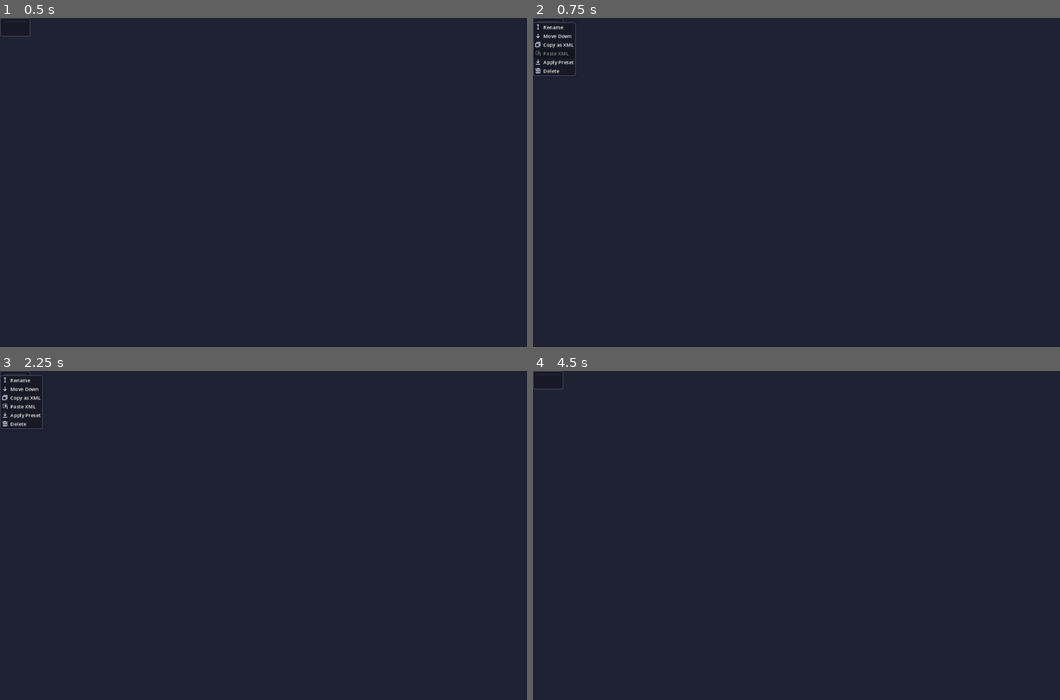
Above: before the commit, frames 1-4 (two rows, left to right).
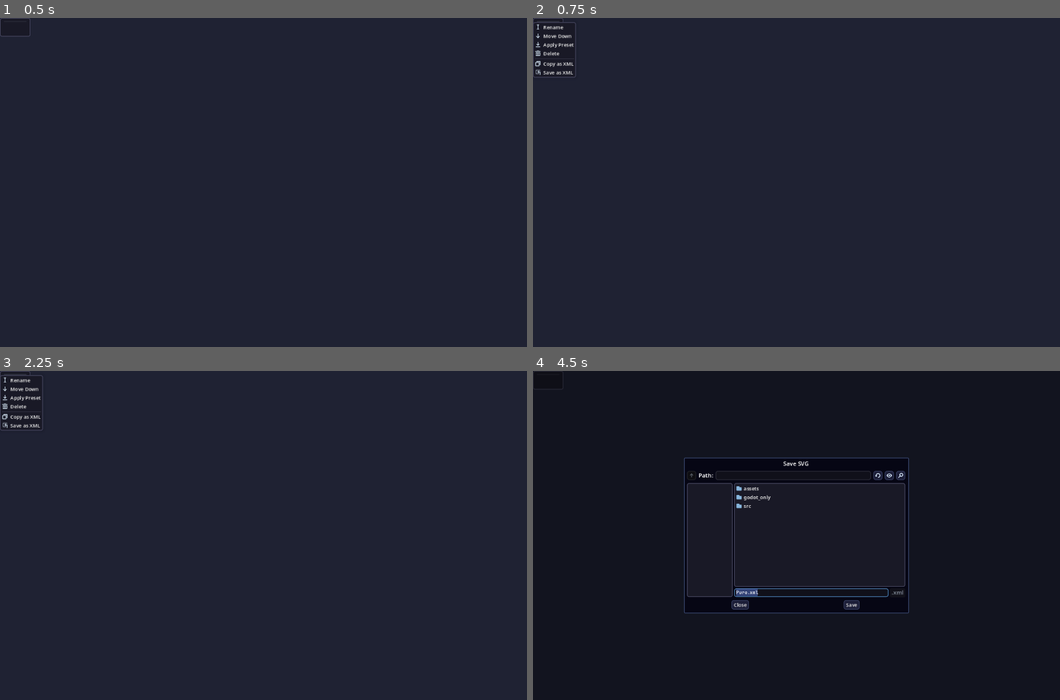
Above: after the commit, the same moments.

Repository: syntaxerror247/VectorTouch
Game: Godot game, scene res://src/ui_widgets/palette_config.tscn
Same seed, same stepped clock (60 frames per second), same inputs: the game is played once before the commit and once after it. This scene is started directly instead of the project's main scene.
Inputs (mouse positions are in pixels of both pictures, inside the frame that each line leads up to):
- Up to frame 1 (0.5 s): no input
- Up to frame 2 (0.75 s): click (548, 21) at 0.5 s
- Up to frame 3 (2.25 s): click "Copy as XML" at 1.25 s; click (15, 374) at 2 s
- Up to frame 4 (4.5 s): click (554, 407) at 2.75 s, where only the run before the commit has a clickable "Paste XML"; click (548, 374) at 3.5 s; click (554, 426) at 4.25 s, where only the run after the commit has a clickable "Save as XML"

Frame 1 is identical in both runs. In frame 2, 0.3% of the frame differs, in the area x 0-9%, y 7-19%; in frame 3, 0.3%; in frame 4, 6.5%, in the area x 0-72%, y 0-74%.

Commit message:
Various improvements (#1110)

Diff:
--- a/src/ui_parts/eyedropper_popup.gd
+++ b/src/ui_parts/eyedropper_popup.gd
@@ -80,9 +80,9 @@
 
 	draw_circle(pos, FRAME_RADIUS + FRAME_WIDTH / 2.0, theme_color, false, FRAME_WIDTH,
 			true)
-	draw_rect(Rect2(pos - Vector2(1, 1) * (PIXEL_SIZE / 2.0 - 0.5),
+	draw_rect(Rect2(pos - Vector2(1, 1) * (PIXEL_SIZE / 2.0 + 0.5),
 			Vector2(1, 1) * PIXEL_SIZE), Color.WHITE, false, 1.0)
-	draw_rect(Rect2(pos - Vector2(1, 1) * (PIXEL_SIZE / 2.0 + 0.5),
+	draw_rect(Rect2(pos - Vector2(1, 1) * (PIXEL_SIZE / 2.0 + 1.5),
 			Vector2(1, 1) * (PIXEL_SIZE + 2)), Color.BLACK, false, 1.0)
 
 	var stylebox_width := FRAME_RADIUS * 2
--- a/src/ui_parts/handles_manager.gd
+++ b/src/ui_parts/handles_manager.gd
@@ -629,8 +629,10 @@
 			if bounding_box.has_area():
 				RenderingServer.canvas_item_add_set_transform(selections_surface,
 						xnode.get_transform() * State.root_element.canvas_transform)
+				var grow_amount := 4.0 / State.zoom
+				grow_amount /= State.root_element.canvas_transform.get_scale().x
 				RenderingServer.canvas_item_add_rect(selections_surface,
-						bounding_box.grow(4.0 / State.zoom), Color.WHITE)
+						bounding_box.grow(grow_amount), Color.WHITE)
 
 func draw_objects_of_type(color: Color, polylines: Array[PackedVector2Array],
 multiline: PackedVector2Array, handles_array: Array[Handle],
@@ -752,8 +754,8 @@
 			var popup_pos := vp.get_mouse_position()
 			if !is_instance_valid(hovered_handle):
 				State.clear_all_selections()
-				var vec2_pos := Vector2(event_pos[0], event_pos[1])
-				HandlerGUI.popup_under_pos(create_element_context(vec2_pos), popup_pos, vp)
+				HandlerGUI.popup_under_pos(create_element_context(
+						State.root_element.world_to_canvas_64_bit(event_pos)), popup_pos, vp)
 			else:
 				var hovered_xid := hovered_handle.element.xid
 				var inner_idx := -1
@@ -833,20 +835,19 @@
 			return
 
 # Creates a popup for adding a shape at a position.
-func create_element_context(pos: Vector2) -> ContextPopup:
+func create_element_context(precise_pos: PackedFloat64Array) -> ContextPopup:
 	var btn_array: Array[Button] = []
 	for shape in ["path", "circle", "ellipse", "rect", "line", "polygon", "polyline"]:
 		var btn := ContextPopup.create_button(shape,
-				add_shape_at_pos.bind(shape, pos), false, DB.get_element_icon(shape))
+				add_shape_at_pos.bind(shape, precise_pos), false, DB.get_element_icon(shape))
 		btn.add_theme_font_override("font", ThemeUtils.mono_font)
 		btn_array.append(btn)
 	var element_context := ContextPopup.new()
-	var separation_indices: Array[int] = [1, 4]
 	element_context.setup_with_title(btn_array, Translator.translate("New shape"),
-			true, -1, -1, separation_indices)
+			true, -1, -1, PackedInt32Array([1, 4]))
 	return element_context
 
-func add_shape_at_pos(element_name: String, pos: Vector2) -> void:
-	State.root_element.add_xnode(DB.element_with_setup(element_name, [apply_snap(pos)]),
+func add_shape_at_pos(element_name: String, precise_pos: PackedFloat64Array) -> void:
+	State.root_element.add_xnode(DB.element_with_setup(element_name, [precise_pos]),
 			PackedInt32Array([State.root_element.get_child_count()]))
 	State.queue_svg_save()
--- a/src/ui_widgets/palette_config.gd
+++ b/src/ui_widgets/palette_config.gd
@@ -176,12 +176,12 @@
 	Configs.savedata.move_palette_down(find_palette_index())
 	layout_changed.emit()
 
-func paste_palette() -> void:
-	var pasted_palettes := Palette.text_to_palettes(Utils.get_clipboard_web_safe())
-	if pasted_palettes.is_empty():
-		return
-	Configs.savedata.replace_palette(find_palette_index(), pasted_palettes[0])
-	layout_changed.emit()  # Emit it in any case, since the palette is a new object.
+func copy_palette(palette_idx: int) -> void:
+	DisplayServer.clipboard_set(Configs.savedata.get_palette(palette_idx).to_text())
+
+func save_palette(palette_idx: int) -> void:
+	var saved_palette := Configs.savedata.get_palette(palette_idx)
+	FileUtils.open_xml_export_dialog(saved_palette.to_text(), saved_palette.title)
 
 func open_palette_options() -> void:
 	var btn_arr: Array[Button] = []
@@ -215,28 +215,29 @@
 
 func _on_palette_button_pressed() -> void:
 	var palette_idx := find_palette_index()
+	var separator_idx := 3
 	var btn_arr: Array[Button] = []
 	btn_arr.append(ContextPopup.create_button(Translator.translate("Rename"),
 			popup_edit_name, false, load("res://assets/icons/Rename.svg")))
 	if palette_idx >= 1:
+		separator_idx += 1
 		btn_arr.append(ContextPopup.create_button(Translator.translate("Move Up"),
 				move_up, false, load("res://assets/icons/MoveUp.svg")))
 	if palette_idx < Configs.savedata.get_palette_count() - 1:
+		separator_idx += 1
 		btn_arr.append(ContextPopup.create_button(Translator.translate("Move Down"),
 				move_down, false, load("res://assets/icons/MoveDown.svg")))
-	btn_arr.append(ContextPopup.create_button(Translator.translate("Copy as XML"),
-			DisplayServer.clipboard_set.bind(Configs.savedata.get_palette(palette_idx).\
-			to_text()), false, load("res://assets/icons/Copy.svg")))
-	btn_arr.append(ContextPopup.create_button(Translator.translate("Paste XML"),
-			paste_palette, !Palette.is_valid_palette(Utils.get_clipboard_web_safe()),
-			load("res://assets/icons/Paste.svg")))
 	btn_arr.append(ContextPopup.create_button(Translator.translate("Apply Preset"),
 			open_palette_options, false, load("res://assets/icons/Import.svg")))
 	btn_arr.append(ContextPopup.create_button(Translator.translate("Delete"),
 			delete, false, load("res://assets/icons/Delete.svg")))
+	btn_arr.append(ContextPopup.create_button(Translator.translate("Copy as XML"),
+			copy_palette.bind(palette_idx), false, load("res://assets/icons/Copy.svg")))
+	btn_arr.append(ContextPopup.create_button(Translator.translate("Save as XML"),
+			save_palette.bind(palette_idx), false, load("res://assets/icons/Paste.svg")))
 
 	var context_popup := ContextPopup.new()
-	context_popup.setup(btn_arr, true)
+	context_popup.setup(btn_arr, true, -1, -1, PackedInt32Array([separator_idx]))
 	HandlerGUI.popup_under_rect_center(context_popup, palette_button.get_global_rect(),
 			get_viewport())
 
--- a/src/utils/FileUtils.gd
+++ b/src/utils/FileUtils.gd
@@ -45,7 +45,7 @@
 	if OS.has_feature("web"):
 		var web_format_name := ImageExportData.web_formats[export_data.format]
 		if export_data.format == "svg":
-			_web_save(export_data.svg_to_buffer(), web_format_name)
+			_web_save(ImageExportData.svg_to_buffer(), web_format_name)
 		else:
 			var img := export_data.generate_image()
 			_web_save(export_data.image_to_buffer(img), web_format_name)
@@ -70,6 +70,29 @@
 			HandlerGUI.add_menu(export_dialog)
 			export_dialog.file_selected.connect(func(path): _finish_export(path, export_data))
 
+static func open_xml_export_dialog(xml: String, file_name: String) -> void:
+	OS.request_permissions()
+	if OS.has_feature("web"):
+		_web_save(xml.to_utf8_buffer(), "application/xml")
+	else:
+		if _is_native_preferred():
+			var native_callback :=\
+					func(has_selected: bool, files: PackedStringArray, _filter_idx: int):
+						if has_selected:
+							_finish_xml_export(files[0], xml)
+
+			DisplayServer.file_dialog_show(
+					Translator.translate("Save the .\"{format}\" file").format(
+					{"format": "xml"}), Configs.savedata.get_last_dir(),
+					file_name + ".xml", false, DisplayServer.FILE_DIALOG_MODE_SAVE_FILE,
+					PackedStringArray(["*.xml"]), native_callback)
+		else:
+			var export_dialog := GoodFileDialog.instantiate()
+			export_dialog.setup(Configs.savedata.get_last_dir(),
+					file_name, GoodFileDialogType.FileMode.SAVE, PackedStringArray(["xml"]))
+			HandlerGUI.add_menu(export_dialog)
+			export_dialog.file_selected.connect(func(path): _finish_xml_export(path, xml))
+
 static func _finish_export(file_path: String, export_data: ImageExportData) -> void:
 	if file_path.get_extension().is_empty():
 		file_path += "." + export_data.format
@@ -85,6 +108,14 @@
 			# with the graphic being edited.
 			Configs.savedata.get_active_tab().svg_file_path = file_path
 			FileAccess.open(file_path, FileAccess.WRITE).store_string(State.get_export_text())
+	HandlerGUI.remove_all_menus()
+
+static func _finish_xml_export(file_path: String, xml: String) -> void:
+	if file_path.get_extension().is_empty():
+		file_path += ".xml"
+
+	Configs.savedata.add_recent_dir(file_path.get_base_dir())
+	FileAccess.open(file_path, FileAccess.WRITE).store_string(xml)
 	HandlerGUI.remove_all_menus()
 
 
--- a/src/utils/ImageExportData.gd
+++ b/src/utils/ImageExportData.gd
@@ -35,7 +35,7 @@
 			changed.emit()
 
 
-func svg_to_buffer() -> PackedByteArray:
+static func svg_to_buffer() -> PackedByteArray:
 	return State.get_export_text().to_utf8_buffer()
 
 func image_to_buffer(image: Image) -> PackedByteArray:
